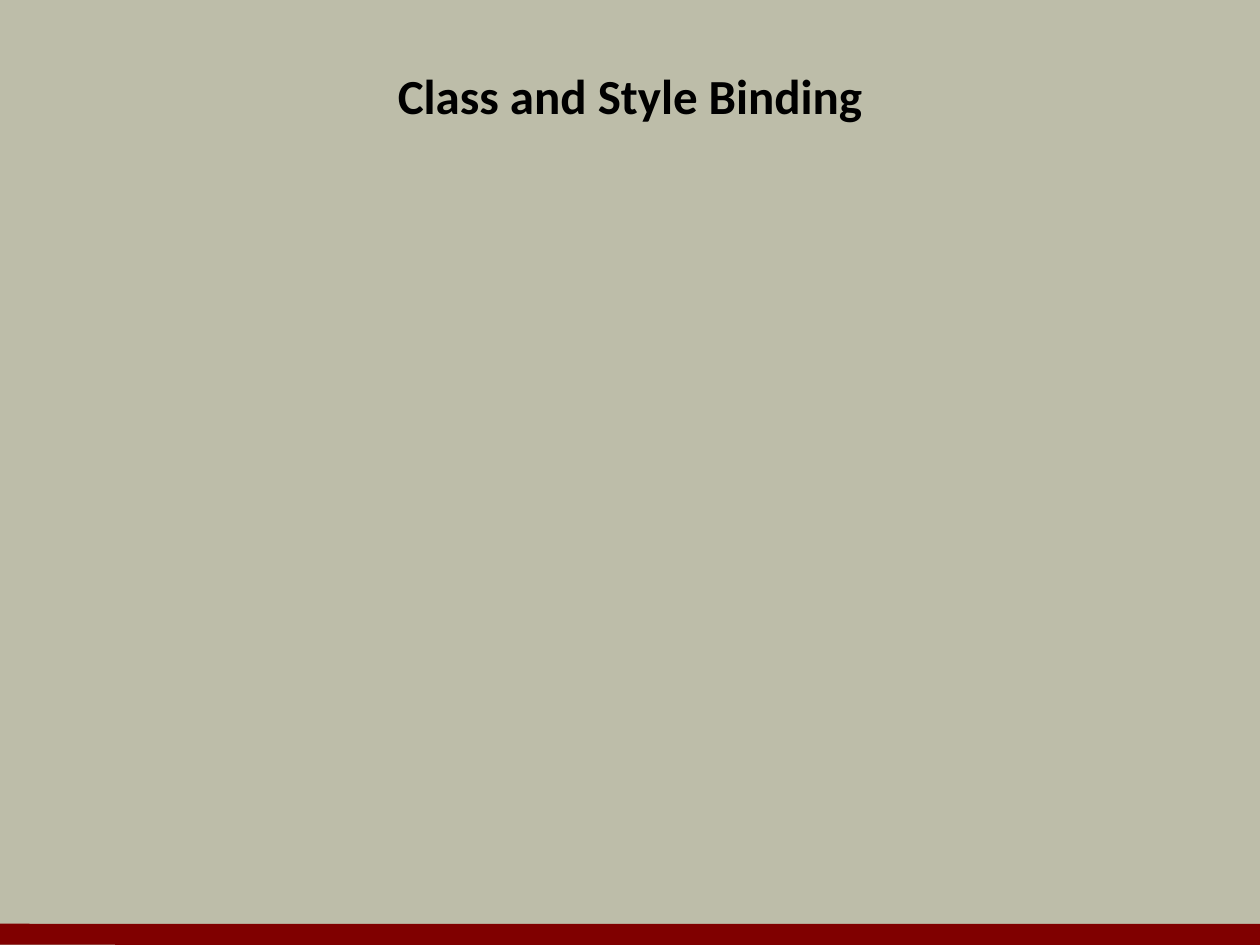
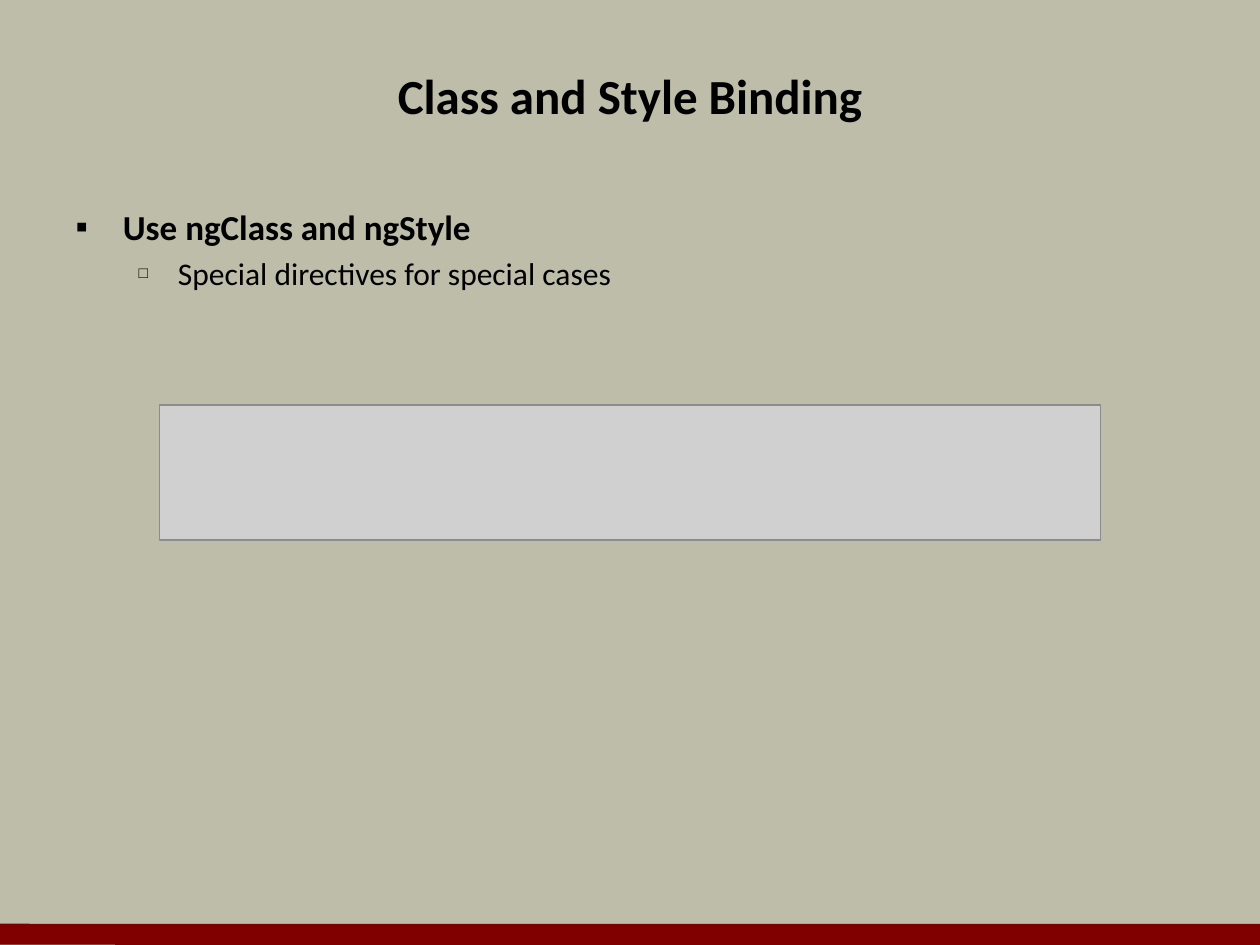
Before and after one commit to OdeToCode/classes, a slide deck: slide 8 of angular2/slides/05_templates.pptx (slide 9 before the commit). Drawn at 1260x945 pixels with LibreOffice and Linux fonts; fonts in the diff are those of the drawing; grey boxes stand for pictures; background and template pictures are left out. Boxes give left, top, right and bottom in pixels: in the first picture for what was removed or moved away, otherwise in the second. Text is boxed around its words. In the diff, an @@ line names an element or a change of style, - is before the commit and + after.

```diff
--- a/angular2/slides/05_templates.pptx
+++ b/angular2/slides/05_templates.pptx
@@ text added at box(123, 215, 610, 290), 18 pt, text #000000 @@
+▪ Use ngClass and ngStyle
+  □ Special directives for special cases
@@ picture added at box(160, 404, 1101, 539) @@
```
Also in this commit, not shown: 6 other slides changed, 4 slides added, 5 slides removed.
